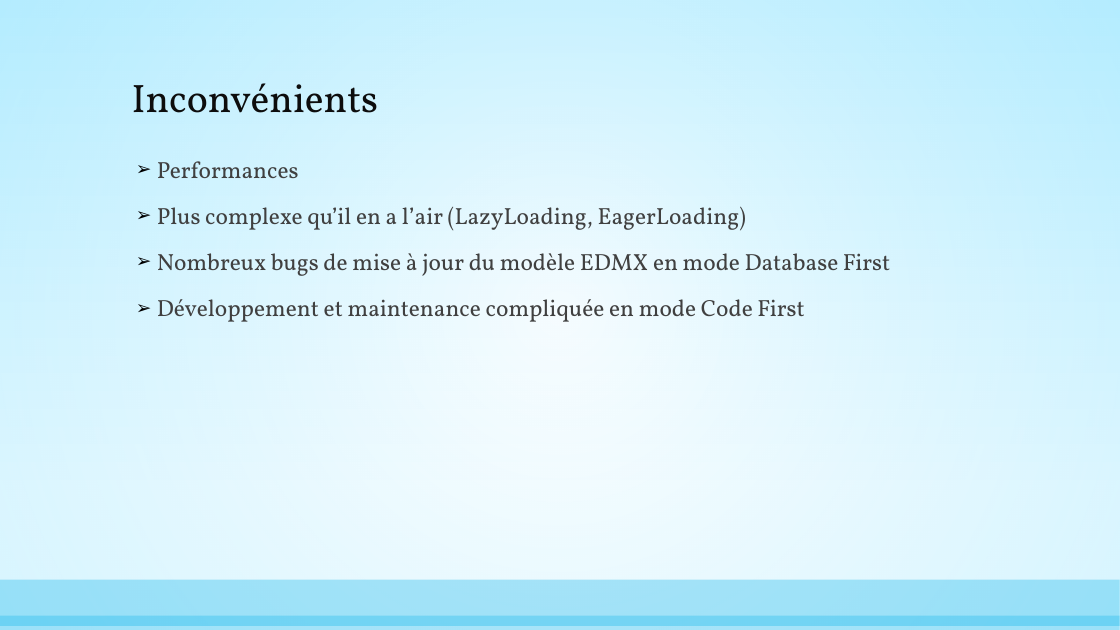
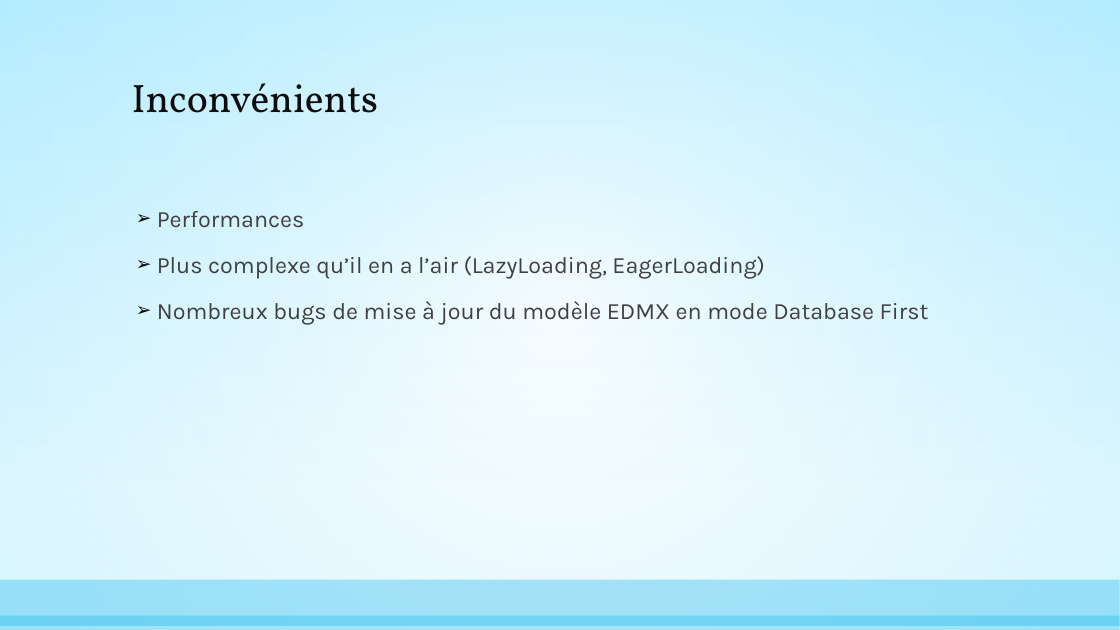
Before and after one commit to AnthonyGiretti/MicroOrmDemo.net, a slide deck: slide 4 of Items/Les Micro Orm, alternatives à Entity Framework.pptx. Drawn at 1120x630 pixels with LibreOffice and Linux fonts; fonts in the diff are those of the drawing. Boxes give left, top, right and bottom in pixels: in the first picture for what was removed or moved away, otherwise in the second. Text is boxed around its words. In the diff, an @@ line names an element or a change of style, - is before the commit and + after.

```diff
--- a/Items/Les Micro Orm, alternatives à Entity Framework.pptx
+++ b/Items/Les Micro Orm, alternatives à Entity Framework.pptx
@@ text "Performances" at [157, 211, 929, 324]: font Vollkorn to Karla @@
@@ text at [157, 299, 804, 322]: paragraph removed @@
-➢ Développement et maintenance compliquée en mode Code First
```
Also in this commit, not shown: 13 other slides changed, 6 slides added.
